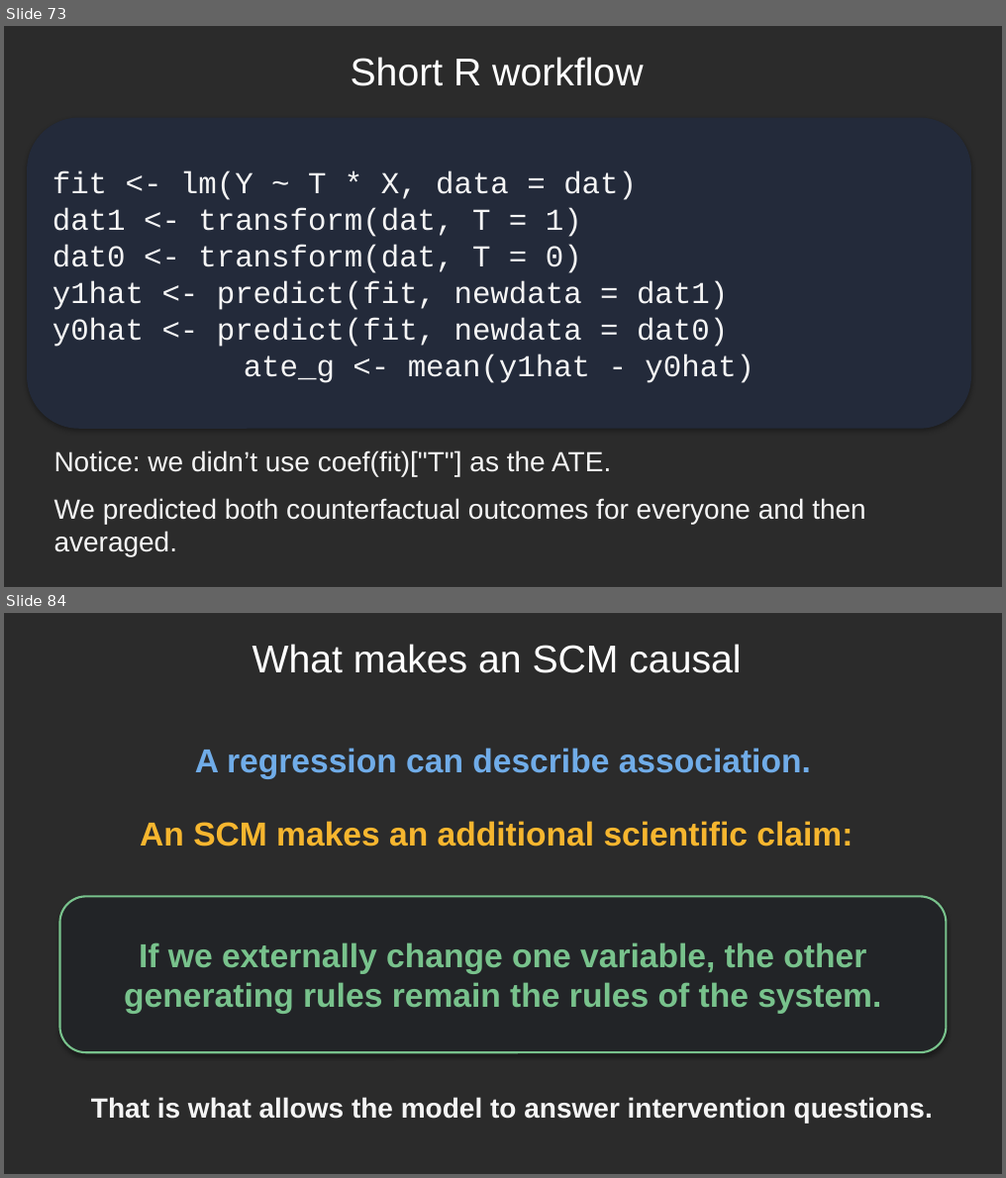
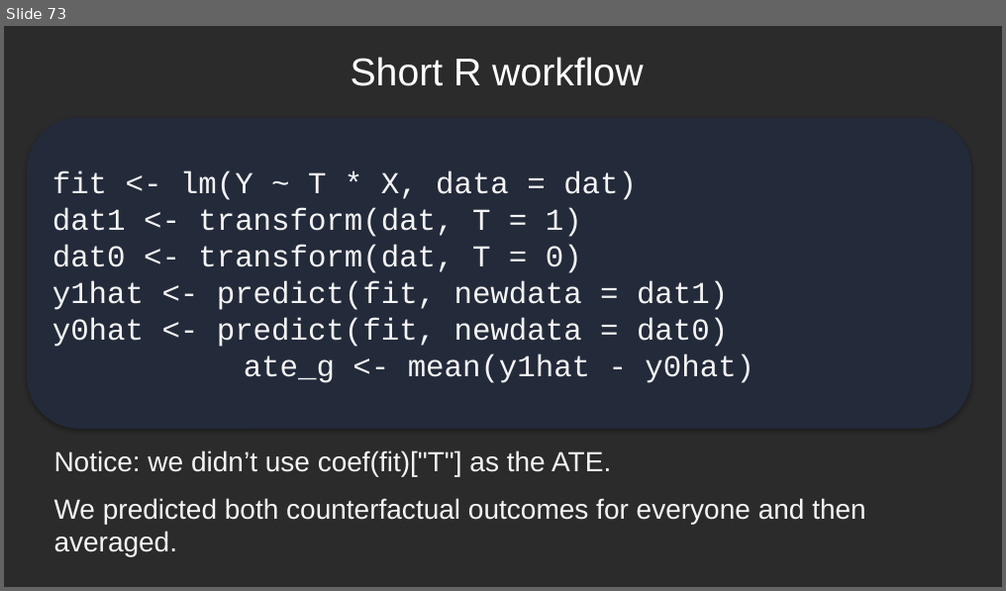
Before and after one commit to djghosh1123/STAT-7900-Causal-Analysis, a slide deck: Lectures/Lecture 4.pptx. Shown one above the other, each under a label of ours: slides 73 and 84 before the commit, slide 73 after it; the slides between them are not shown. The pictures are 1006x1178 and 1006x591 pixels, drawn with LibreOffice and Linux fonts; fonts in the diff are those of the drawing; background and template pictures are left out; a plain dark background stands for a picture behind light text. Boxes give left, top, right and bottom in pixels: in the first picture for what was removed or moved away, otherwise in the second. Text is boxed around its words. In the diff, an @@ line names an element or a change of style, - is before the commit and + after.

```diff
--- a/Lectures/Lecture 4.pptx
+++ b/Lectures/Lecture 4.pptx
@@ slide 84 removed at bbox=[4, 613, 1002, 1174], background picture (left out) @@
@@ text removed at bbox=[252, 644, 741, 673] @@
-What makes an SCM causal
@@ text removed at bbox=[195, 748, 811, 779] @@
-A regression can describe association.
@@ text removed at bbox=[140, 821, 852, 847] @@
-An SCM makes an additional scientific claim:
@@ rounded rectangle removed at bbox=[59, 896, 946, 1054] @@
-If we externally change one variable, the other generating rules remain the rules of the system.
@@ text removed at bbox=[91, 1097, 933, 1123] @@
-That is what allows the model to answer intervention questions.
```
Also in this commit, not shown: 26 other slides removed, 3 other files.
